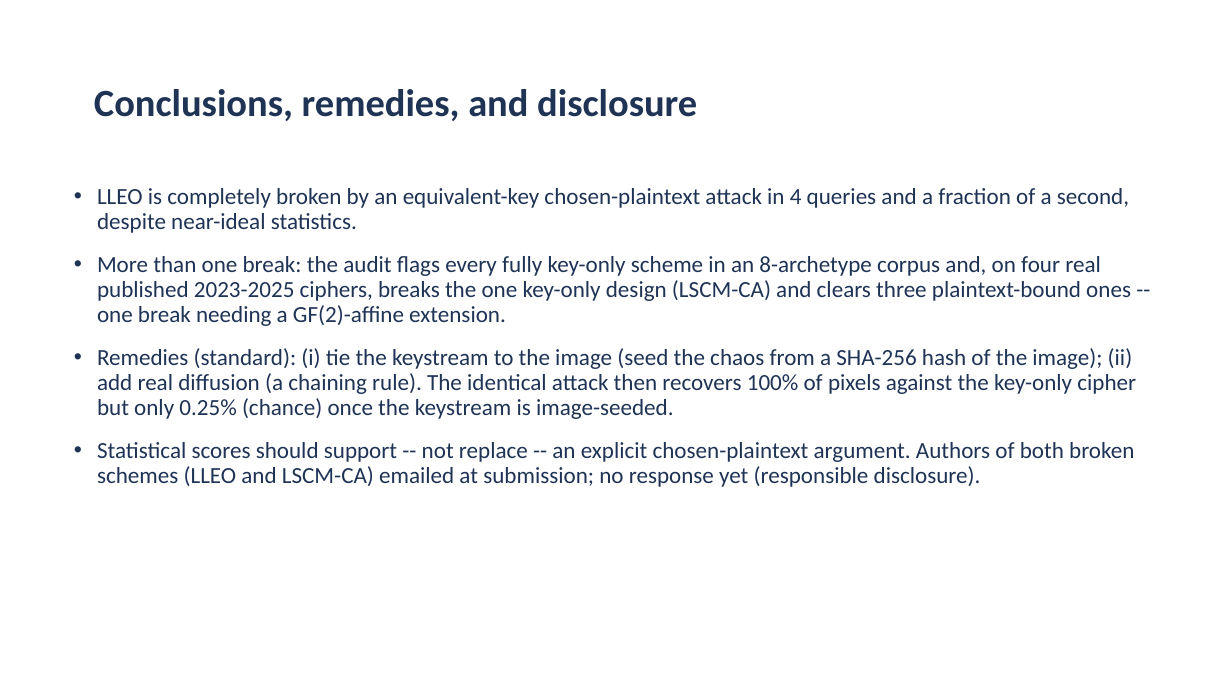
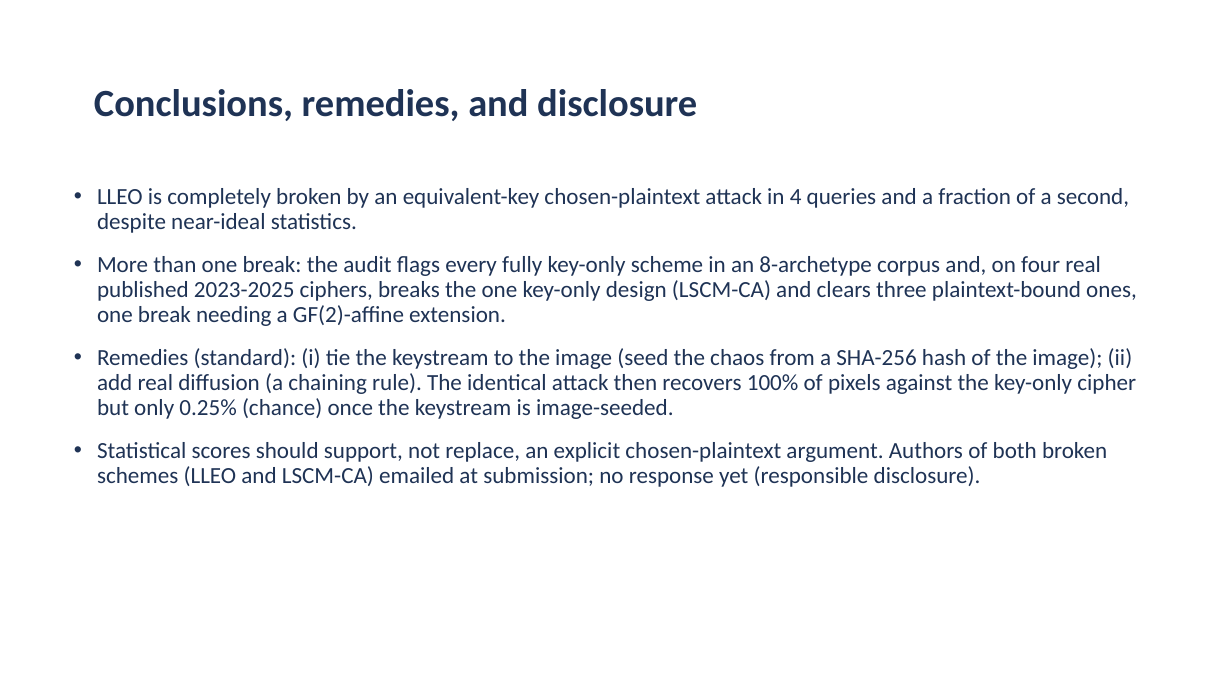
Before and after one commit to aiparallel0/chaoscrypt, a slide deck: slide 14 of papers/paper1-chaos-cpa/presentation.pptx. Drawn at 1232x693 pixels with LibreOffice and Linux fonts; fonts in the diff are those of the drawing; background and template pictures are left out. Boxes give left, top, right and bottom in pixels: in the first picture for what was removed or moved away, otherwise in the second. Text is boxed around its words. In the diff, an @@ line names an element or a change of style, - is before the commit and + after.

```diff
--- a/papers/paper1-chaos-cpa/presentation.pptx
+++ b/papers/paper1-chaos-cpa/presentation.pptx
@@ text at (97, 256, 1137, 326): text changed @@
-• More than one break: the audit flags every fully key-only scheme in an 8-archetype corpus and, on four real published 2023-2025 ciphers, breaks the one key-only design (LSCM-CA) and clears three plaintext-bound ones -- one break needing a GF(2)-affine extension.
+• More than one break: the audit flags every fully key-only scheme in an 8-archetype corpus and, on four real published 2023-2025 ciphers, breaks the one key-only design (LSCM-CA) and clears three plaintext-bound ones, one break needing a GF(2)-affine extension.
@@ text at (97, 442, 1107, 487): text changed @@
-• Statistical scores should support -- not replace -- an explicit chosen-plaintext argument. Authors of both broken schemes (LLEO and LSCM-CA) emailed at submission; no response yet (responsible disclosure).
+• Statistical scores should support, not replace, an explicit chosen-plaintext argument. Authors of both broken schemes (LLEO and LSCM-CA) emailed at submission; no response yet (responsible disclosure).
```
Also in this commit, not shown: 13 other slides changed, 6 other files.
